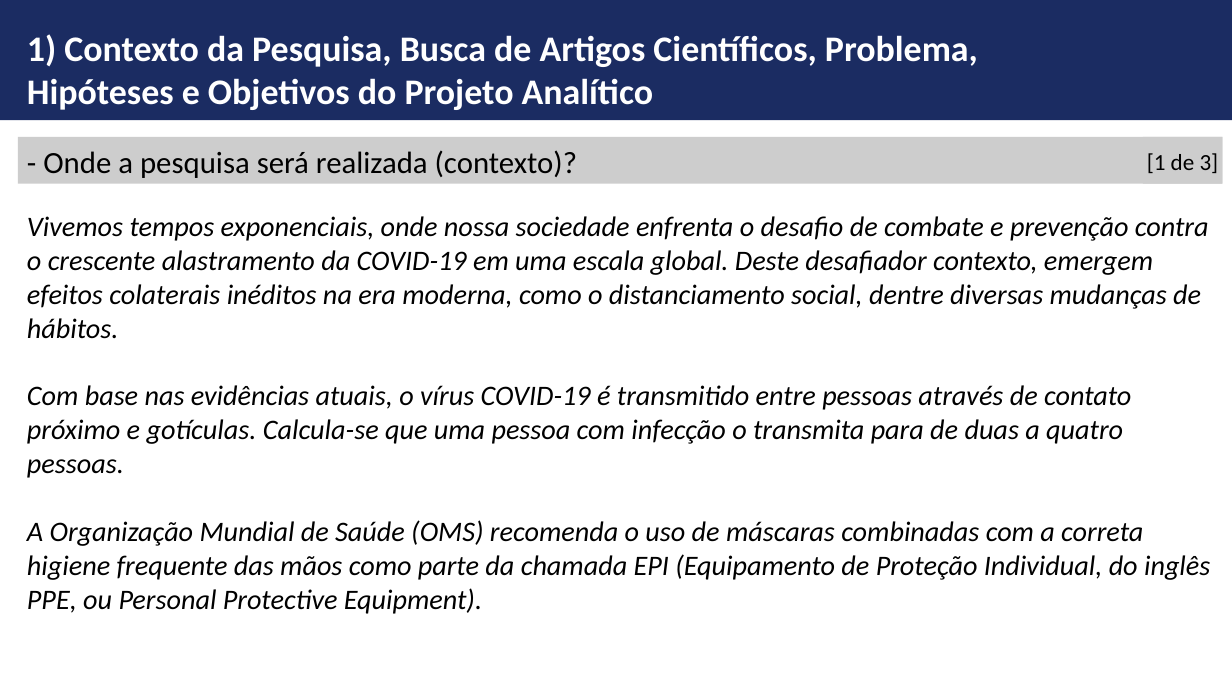
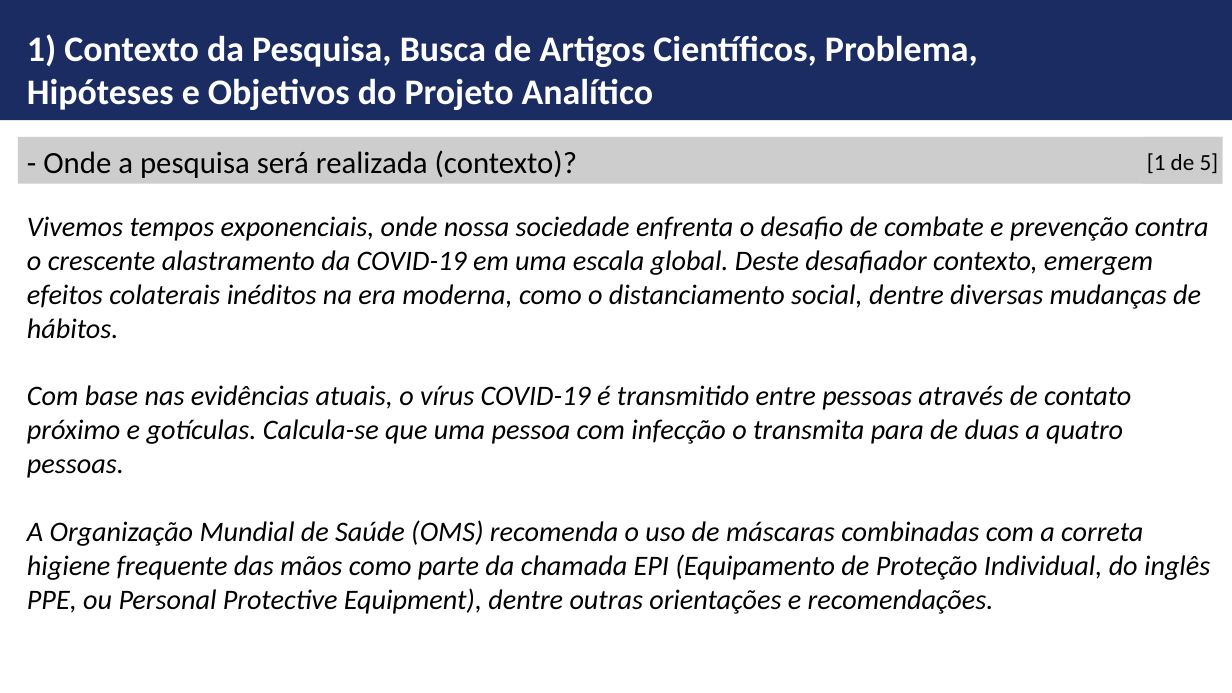
Before and after one commit to ldaniel/Challenges-Requirements-Analytical-Projects, a slide deck: slide 2 of presentation/FGV-MBA - Monografia - Detecção de Máscara Facial.pptx. Drawn at 1232x693 pixels with LibreOffice and Linux fonts; fonts in the diff are those of the drawing; background and template pictures are left out. Boxes give left, top, right and bottom in pixels: in the first picture for what was removed or moved away, otherwise in the second. Text is boxed around its words. In the diff, an @@ line names an element or a change of style, - is before the commit and + after.

```diff
--- a/presentation/FGV-MBA - Monografia - Detecção de Máscara Facial.pptx
+++ b/presentation/FGV-MBA - Monografia - Detecção de Máscara Facial.pptx
@@ text in rectangle at [1147, 153, 1219, 173]: text changed @@
-[1 de 3]
+[1 de 5]
@@ text at [27, 520, 1210, 614]: text changed @@
-A Organização Mundial de Saúde (OMS) recomenda o uso de máscaras combinadas com a correta higiene frequente das mãos como parte da chamada EPI (Equipamento de Proteção Individual, do inglês PPE, ou Personal Protective Equipment).
+A Organização Mundial de Saúde (OMS) recomenda o uso de máscaras combinadas com a correta higiene frequente das mãos como parte da chamada EPI (Equipamento de Proteção Individual, do inglês PPE, ou Personal Protective Equipment), dentre outras orientações e recomendações.
```
Also in this commit, not shown: 8 other slides changed, 5 slides added.
